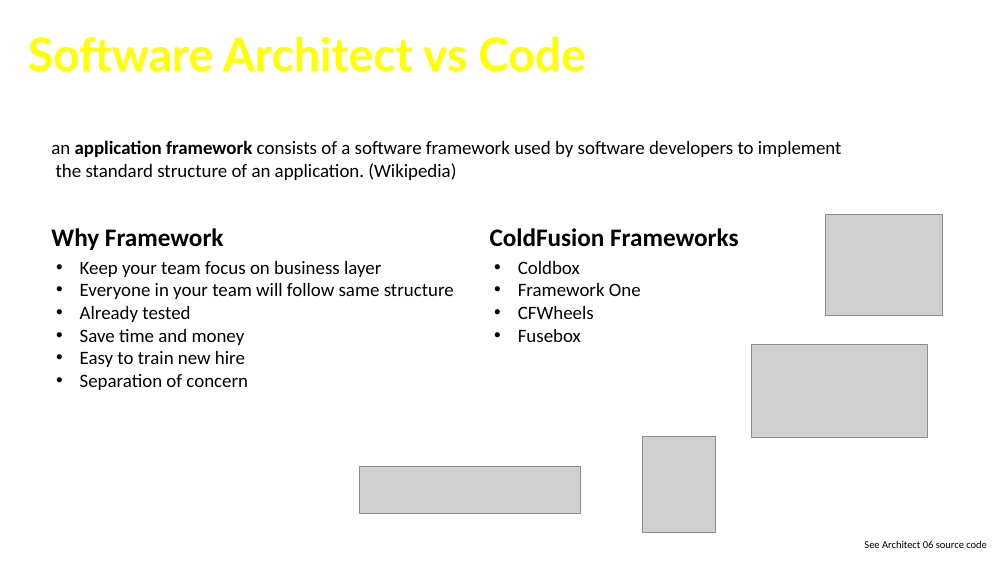
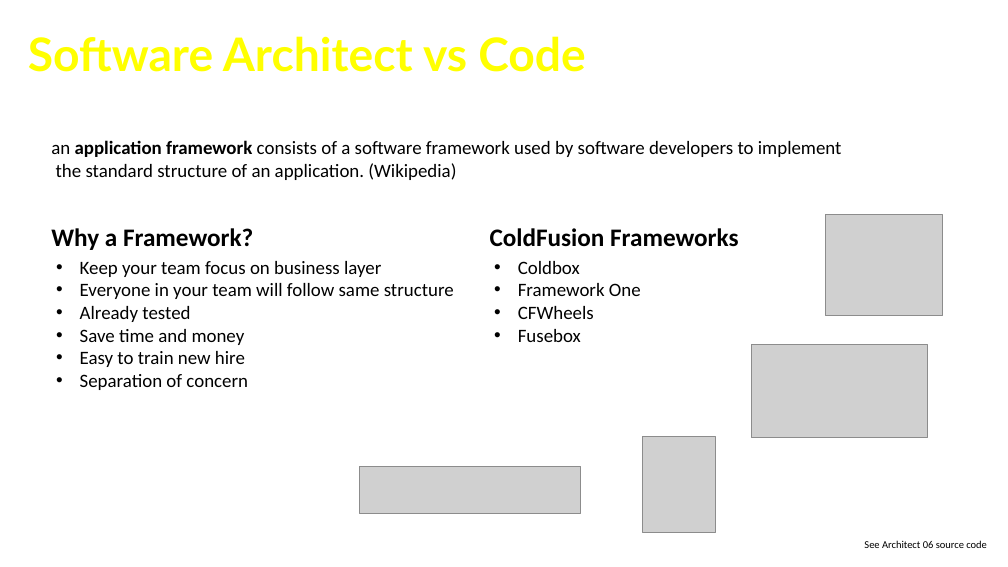
Before and after one commit to cfclick/CFSummit2016, a slide deck: slide 32 of powerpoint/architect/Crafting CF App Like An Architect.pptx. Drawn at 1008x567 pixels with LibreOffice and Linux fonts; fonts in the diff are those of the drawing; grey boxes stand for pictures; background and template pictures are left out. Boxes give left, top, right and bottom in pixels: in the first picture for what was removed or moved away, otherwise in the second. Text is boxed around its words. In the diff, an @@ line names an element or a change of style, - is before the commit and + after.

```diff
--- a/powerpoint/architect/Crafting CF App Like An Architect.pptx
+++ b/powerpoint/architect/Crafting CF App Like An Architect.pptx
@@ text at <box>51,228,253,250</box>: text changed @@
-Why Framework
+Why a Framework?
```
Also in this commit, not shown: 2 other slides changed, 1 other file.
